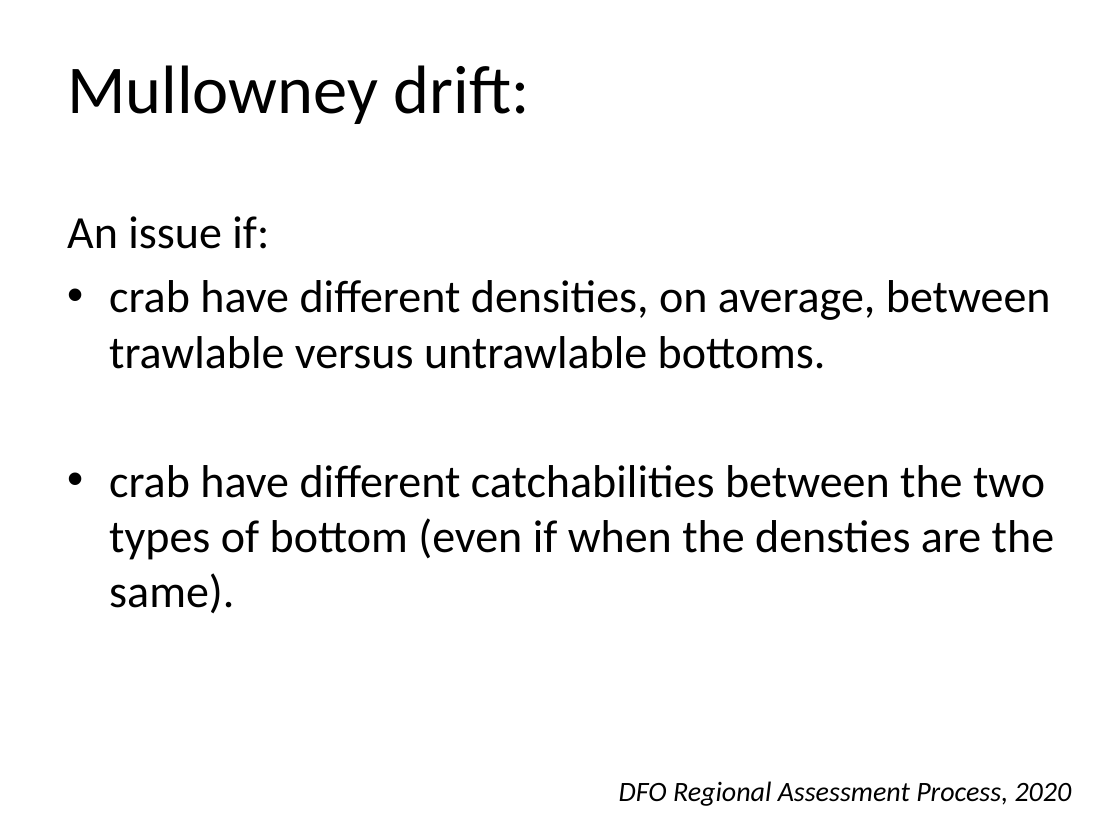
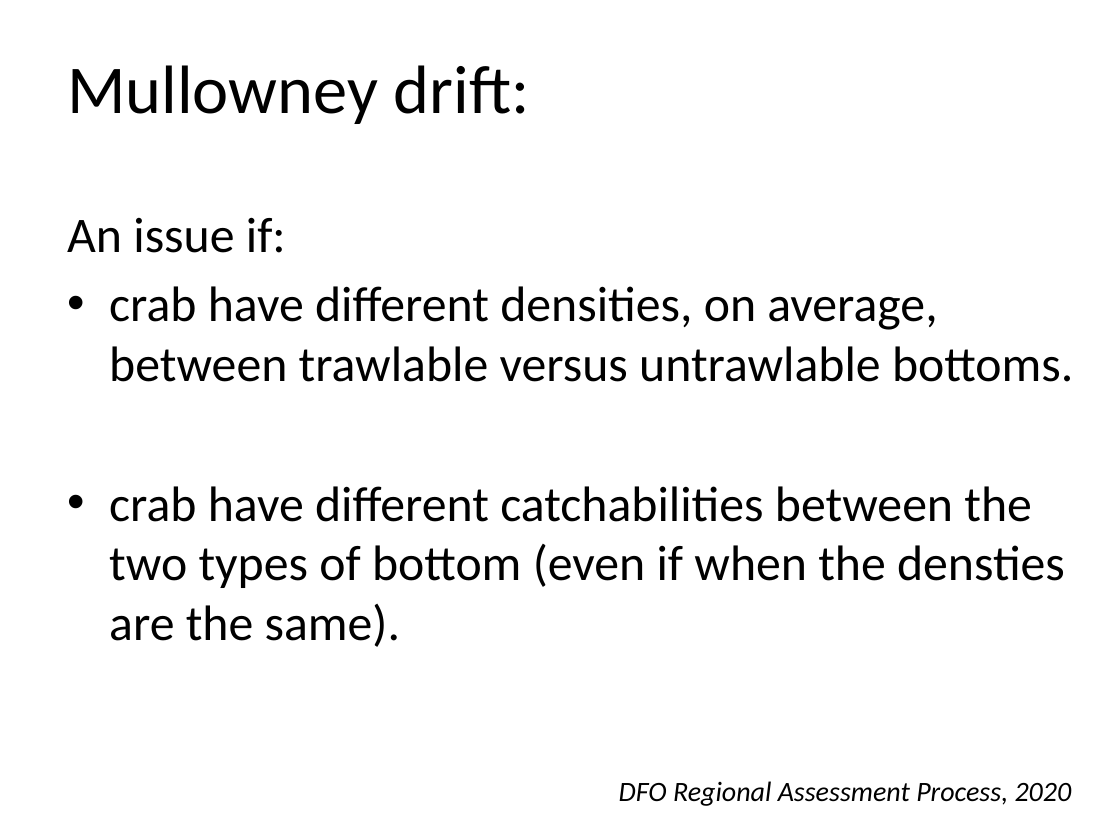
Before and after one commit to TobieSurette/snow-crab-stock-assessment-2020, a slide deck: slide 3 of documents/presentations/Context extra.pptx. Drawn at 1120x840 pixels with LibreOffice and Linux fonts; fonts in the diff are those of the drawing. Boxes give left, top, right and bottom in pixels: in the first picture for what was removed or moved away, otherwise in the second. Text is boxed around its words. In the diff, an @@ line names an element or a change of style, - is before the commit and + after.

```diff
--- a/documents/presentations/Context extra.pptx
+++ b/documents/presentations/Context extra.pptx
@@ text "An issue if:" at (x1=67, y1=217, x2=1074, y2=647): size 29.6 to 32 pt @@
```
Also in this commit, not shown: 1 other slide changed, 1 slide added, 1 slide removed, 1 other file.
